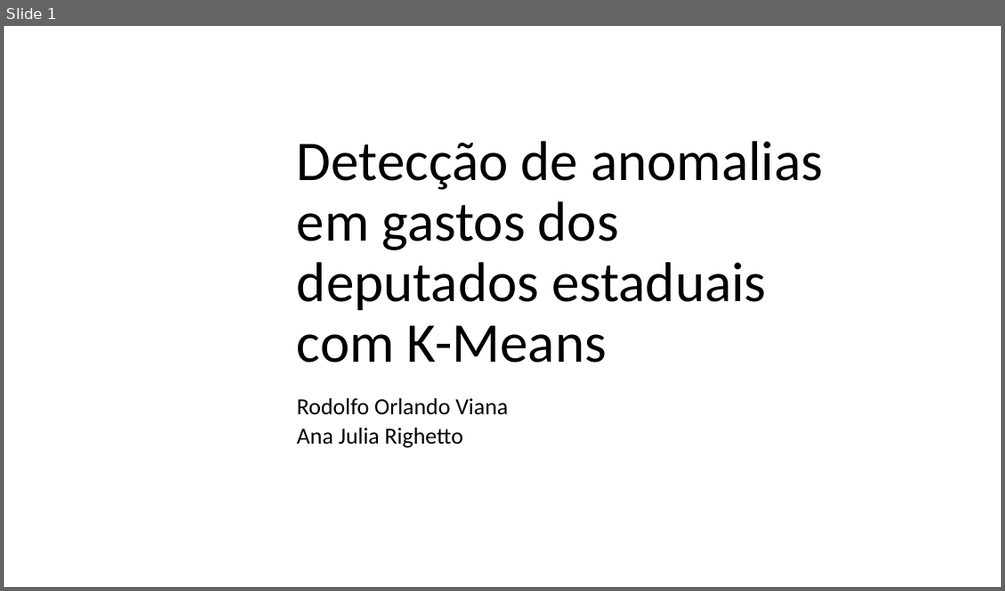
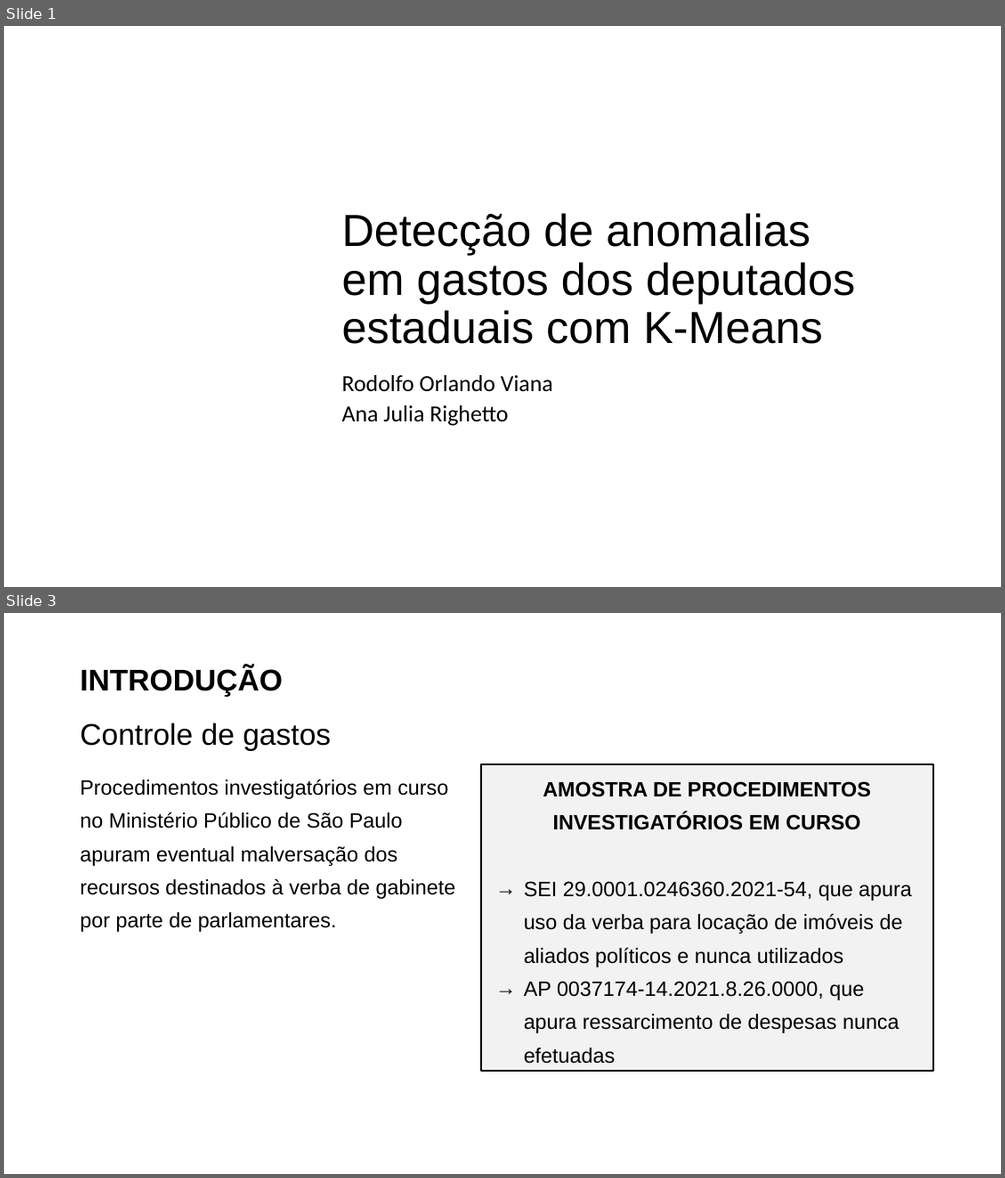
Before and after one commit to rodolfo-viana/mba_esalq, a slide deck: prd/WIP_apresentacao.pptx. Shown one above the other, each under a label of ours: slide 1 before the commit, slides 1 and 3 after it; the slides between them are not shown. The pictures are 1005x591 and 1005x1178 pixels, drawn with LibreOffice and Linux fonts; fonts in the diff are those of the drawing; background and template pictures are left out. Boxes give left, top, right and bottom in pixels: in the first picture for what was removed or moved away, otherwise in the second. Text is boxed around its words. In the diff, an @@ line names an element or a change of style, - is before the commit and + after.

```diff
--- a/prd/WIP_apresentacao.pptx
+++ b/prd/WIP_apresentacao.pptx
@@ slide 3 added at (4, 613, 1001, 1174), background picture (left out) @@
@@ title added at (80, 666, 331, 750), 28.8 pt, text #000000 @@
+INTRODUÇÃO
+Controle de gastos
@@ rectangle added at (481, 764, 933, 1070), fill #F2F2F2, outline #000000 1.5 pt, 20 pt, text #000000 @@
+AMOSTRA DE PROCEDIMENTOS INVESTIGATÓRIOS EM CURSO
+→ SEI 29.0001.0246360.2021-54, que apura uso da verba para locação de imóveis de aliados políticos e nunca utilizados
+→ AP 0037174-14.2021.8.26.0000, que apura ressarcimento de despesas nunca efetuadas
@@ text added at (80, 779, 456, 932), 20 pt, text #000000 @@
+Procedimentos investigatórios em curso no Ministério Público de São Paulo apuram eventual malversação dos recursos destinados à verba de gabinete por parte de parlamentares.
@@ slide 1 changed as well @@
@@ title "Detecção de anomalias em gastos ...": place and size @@
-title "Detecção de anomalias em gastos ..." at (297, 141, 823, 362)
+title "Detecção de anomalias em gastos ..." at (342, 213, 855, 344)
@@ title "Detecção de anomalias em gastos ..." at (342, 213, 855, 344): size 54 to 43.2 pt, font Calibri to Arial; vertical alignment bottom to middle @@
@@ subtitle "Rodolfo Orlando Viana": place and size @@
-subtitle "Rodolfo Orlando Viana" at (297, 398, 508, 448)
+subtitle "Rodolfo Orlando Viana" at (342, 375, 553, 426)
@@ subtitle "Rodolfo Orlando Viana" at (342, 375, 553, 426): vertical alignment top to bottom @@
```
Also in this commit, not shown: 6 other slides added, 1 slide removed, 3 other files.
